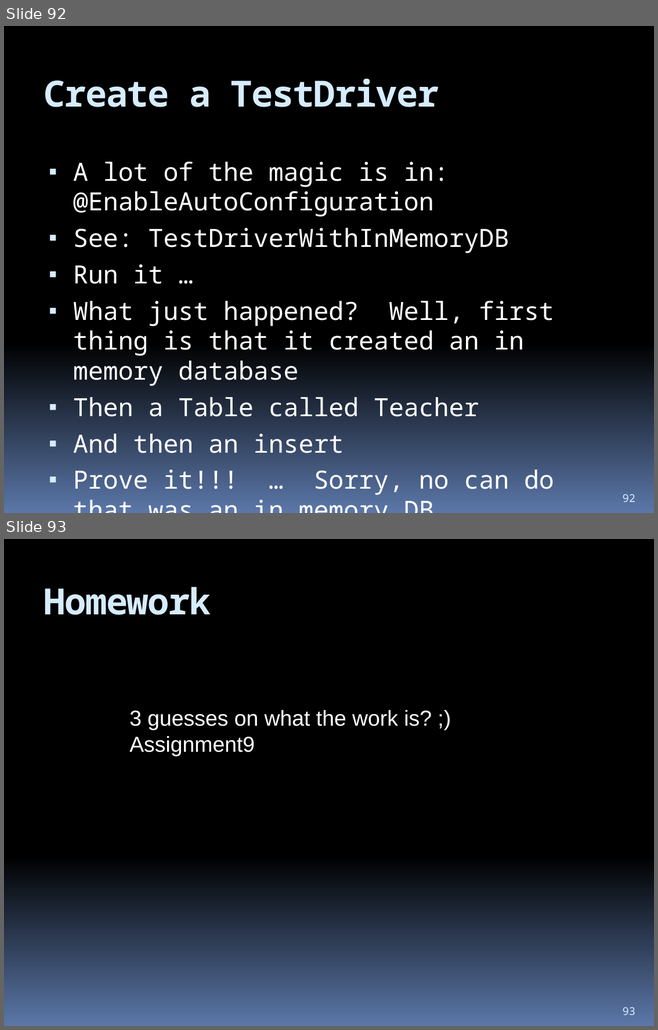
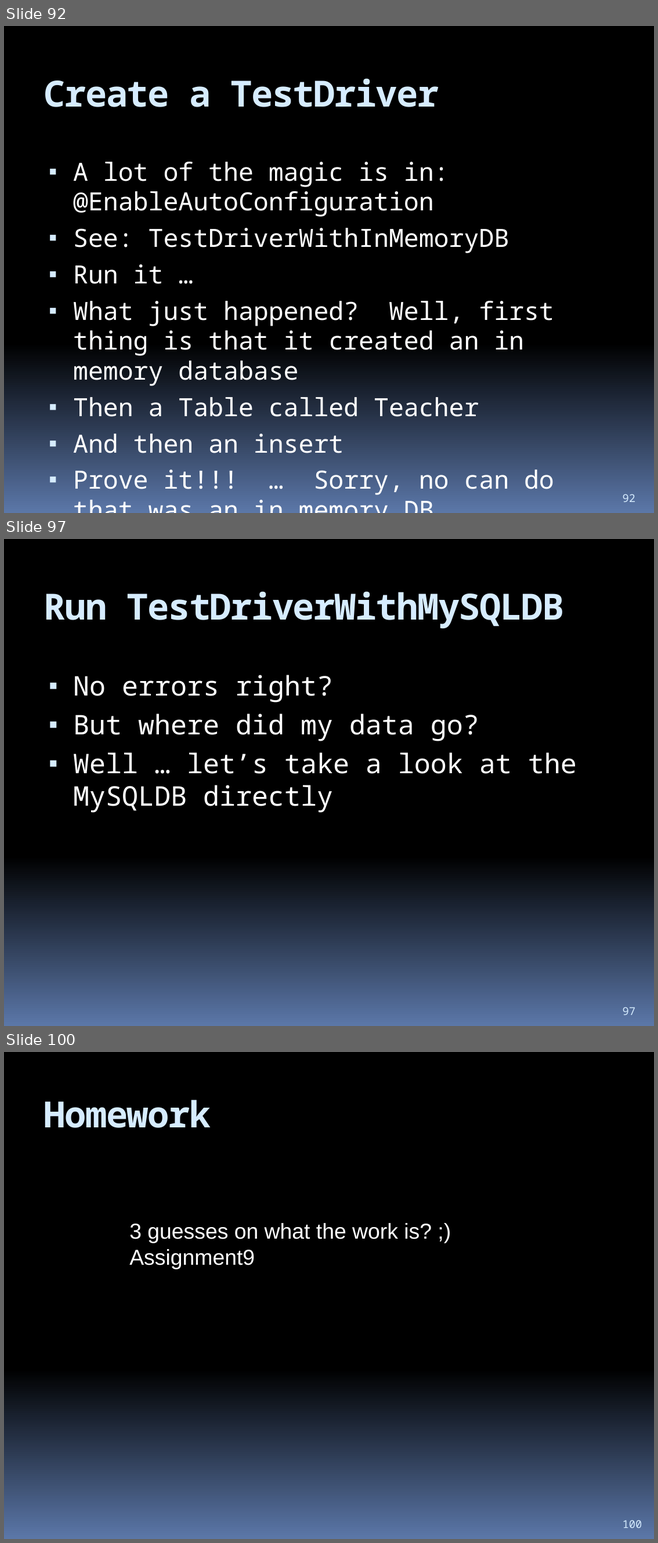
Before and after one commit to hchan/comp2613, a slide deck: coursePresentation.pptx. Shown one above the other, each under a label of ours: slides 92 and 93 before the commit, slides 92, 97 and 100 after it; the slides between them are not shown. The pictures are 658x1030 and 658x1543 pixels, drawn with LibreOffice and Linux fonts; fonts in the diff are those of the drawing. Boxes give left, top, right and bottom in pixels: in the first picture for what was removed or moved away, otherwise in the second. Text is boxed around its words. In the diff, an @@ line names an element or a change of style, - is before the commit and + after.

```diff
--- a/coursePresentation.pptx
+++ b/coursePresentation.pptx
@@ slide 97 added at (4, 539, 654, 1026), background gradient #000000 to #5B77A8 @@
@@ title added at (44, 591, 564, 629), 40 pt, text #D6ECFF, bold @@
+Run TestDriverWithMySQLDB
@@ text added at (73, 675, 576, 813), 30 pt, text #FFFFFF @@
+▪ No errors right?
+▪ But where did my data go?
+▪ Well … let’s take a look at the MySQLDB directly
@@ page number added at (622, 1007, 635, 1015), 12 pt, text #D6ECFF @@
+97
@@ what was slide 93 is now slide 100 @@
@@ page number at (622, 1520, 642, 1528): text changed @@
-93
+100
```
Also in this commit, not shown: 6 other slides added, 3 other files.
